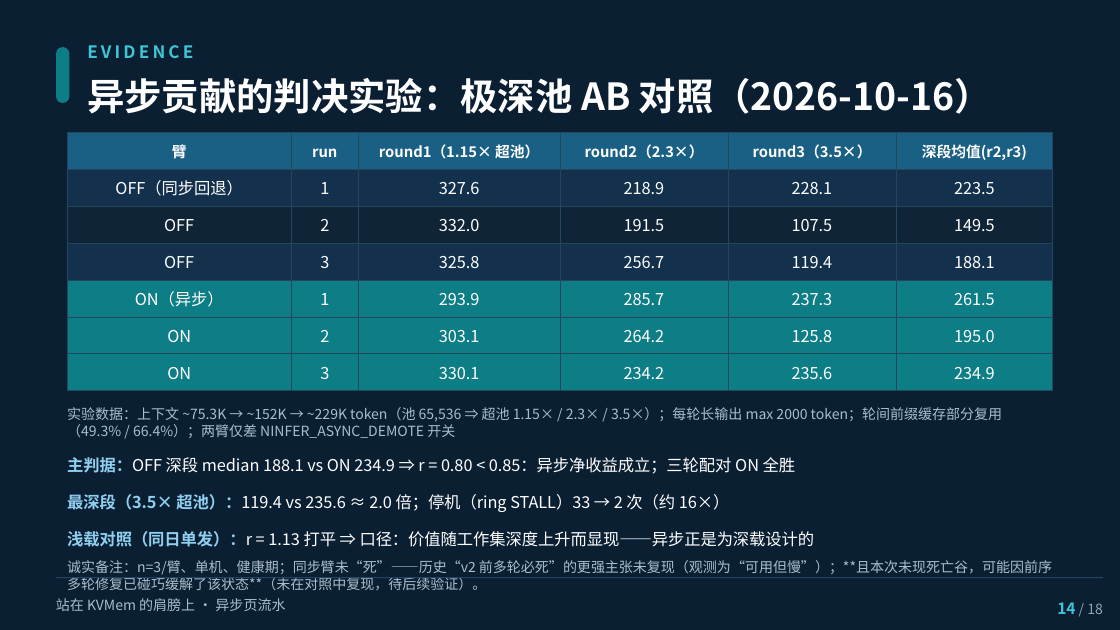
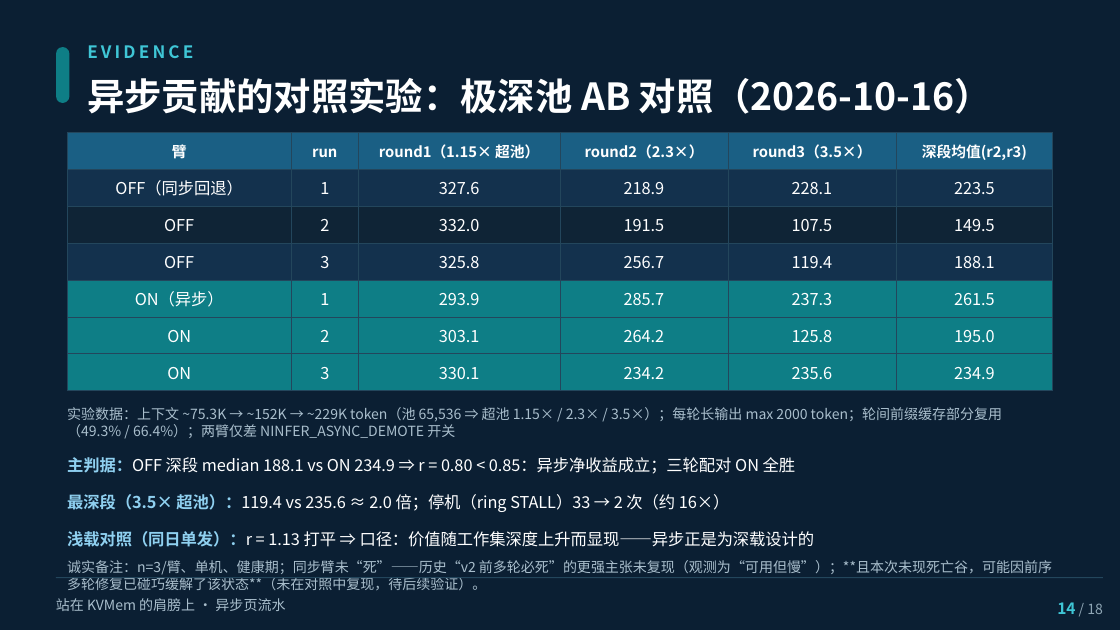
Before and after one commit to paicat1/Ninfer-KVMem-Async, a slide deck: slide 17 of docs/异步页流水-技术说明.pptx. Drawn at 1120x630 pixels with LibreOffice and Linux fonts; fonts in the diff are those of the drawing. Boxes give left, top, right and bottom in pixels: in the first picture for what was removed or moved away, otherwise in the second. Text is boxed around its words. In the diff, an @@ line names an element or a change of style, - is before the commit and + after.

```diff
--- a/docs/异步页流水-技术说明.pptx
+++ b/docs/异步页流水-技术说明.pptx
@@ text at (87, 78, 992, 114): text changed @@
-异步贡献的判决实验：极深池 AB 对照（2026-10-16）
+异步贡献的对照实验：极深池 AB 对照（2026-10-16）
```
Also in this commit, not shown: 4 other slides changed, 1 other file.
